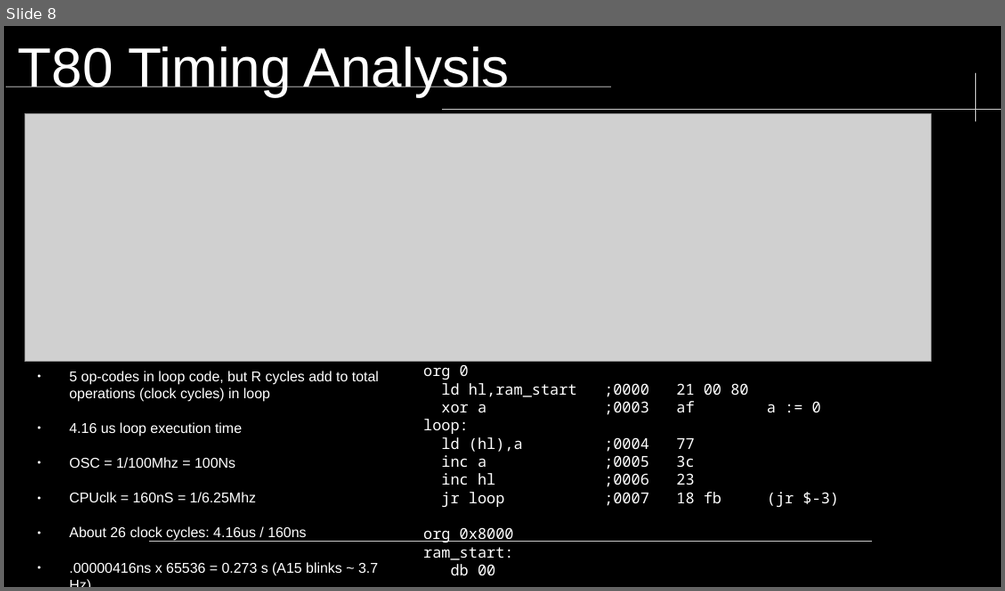
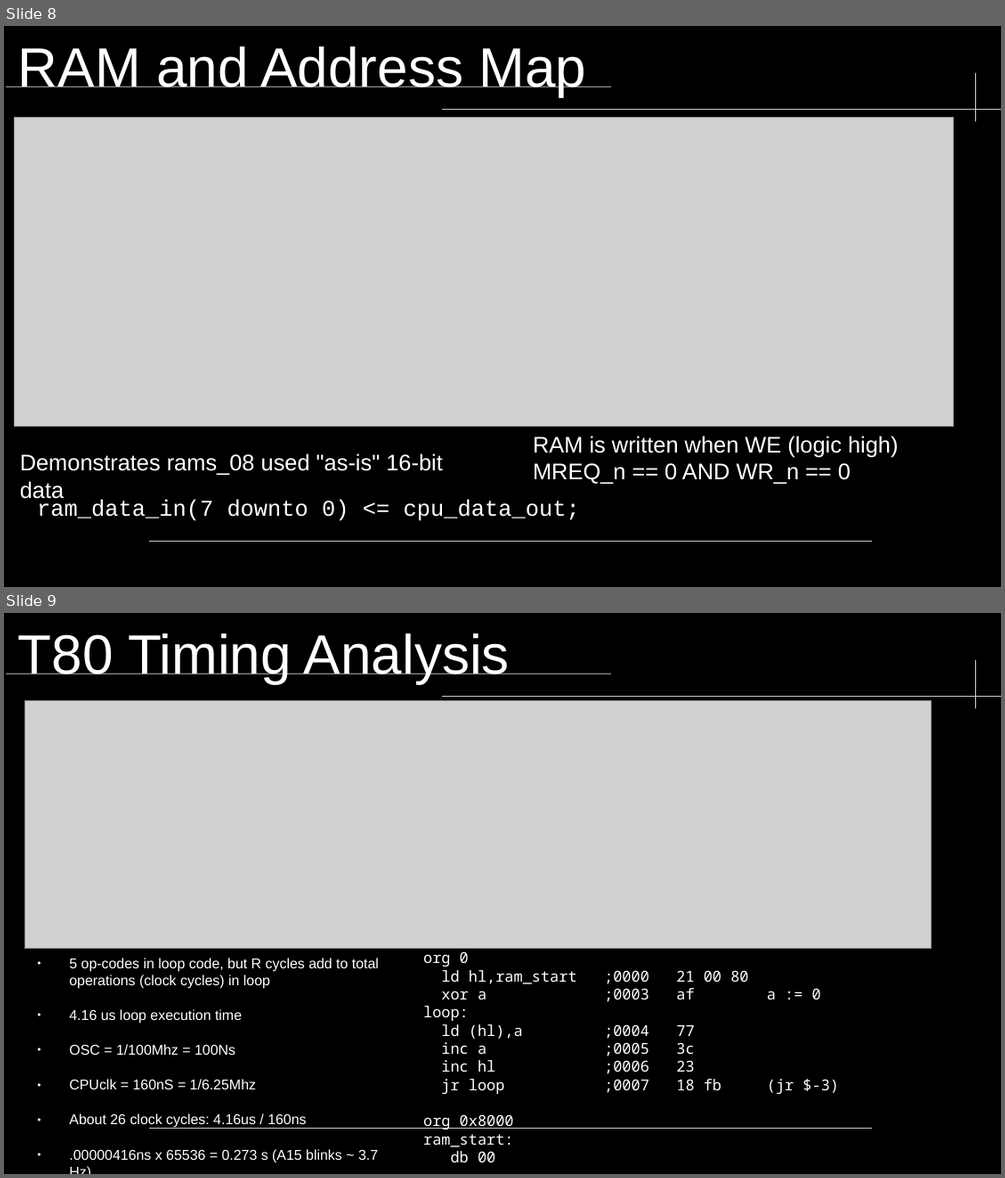
Before and after one commit to neiderm/retro_comp_fpga, a slide deck: docs/soc_t80_cpu_sim.odp. Shown one above the other, each under a label of ours: slide 8 before the commit, slides 8 and 9 after it. The pictures are 1005x591 and 1005x1178 pixels, drawn with LibreOffice and Linux fonts; fonts in the diff are those of the drawing; grey boxes stand for pictures; background and template pictures are left out. Boxes give left, top, right and bottom in pixels: in the first picture for what was removed or moved away, otherwise in the second. Text is boxed around its words. In the diff, an @@ line names an element or a change of style, - is before the commit and + after.

```diff
--- a/docs/soc_t80_cpu_sim.odp
+++ b/docs/soc_t80_cpu_sim.odp
@@ slide 8 added at (x1=4, y1=26, x2=1001, y2=587), background #000000; not listed: 4 template elements that a slide beside it also shows @@
@@ title added at (x1=18, y1=46, x2=586, y2=97), 44 pt, text #FFFFFF @@
+RAM and Address Map
@@ picture added at (x1=14, y1=118, x2=954, y2=426) @@
@@ text added at (x1=533, y1=435, x2=898, y2=483), 18 pt, text #FFFFFF @@
+RAM is written when WE (logic high)
+MREQ_n == 0 AND WR_n == 0
@@ text added at (x1=20, y1=453, x2=442, y2=499), 18 pt, text #FFFFFF @@
+Demonstrates rams_08 used "as-is" 16-bit data
@@ text added at (x1=37, y1=499, x2=580, y2=521), 18 pt, text #FFFFFF @@
+ram_data_in(7 downto 0) <= cpu_data_out;
@@ what was slide 8 is now slide 9 @@
```
Also in this commit, not shown: 2 slides changed, 2 other slides added, 3 slides removed.
